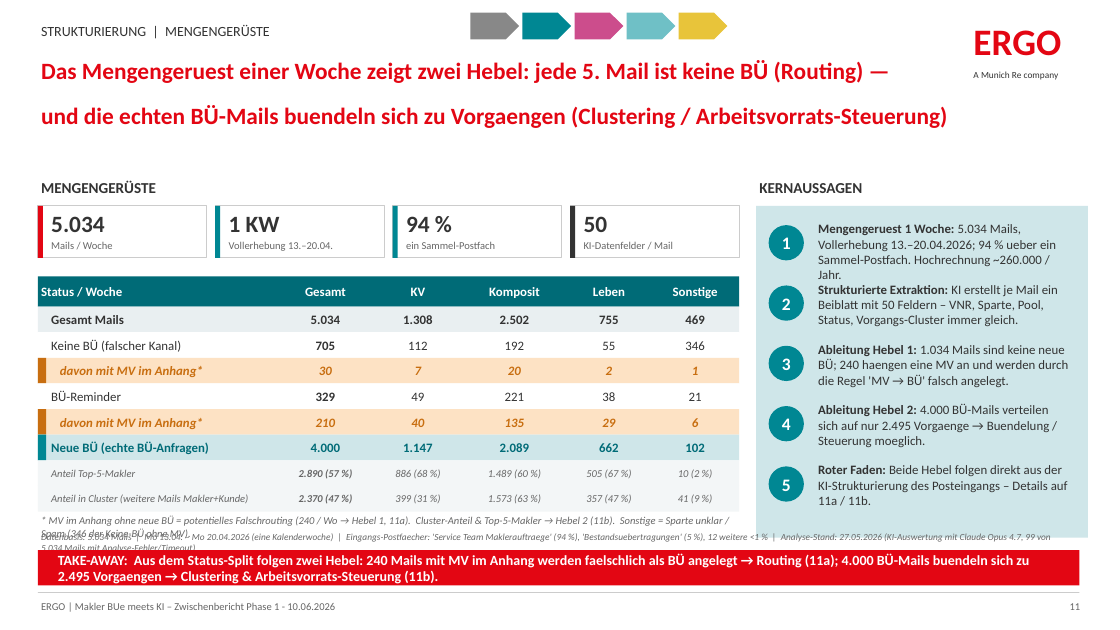
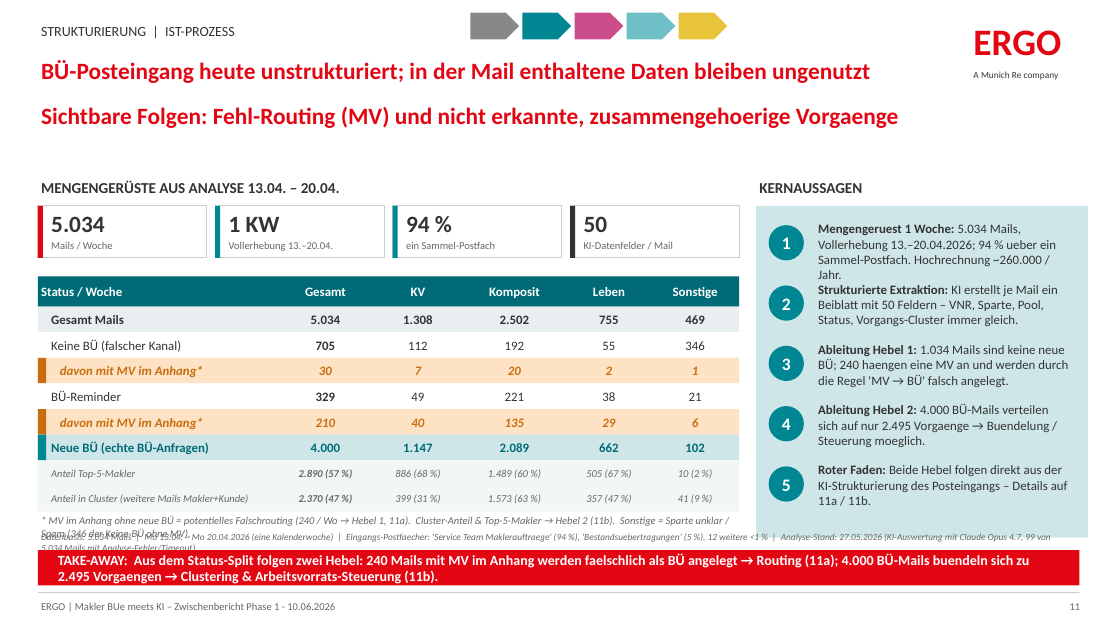
Before and after one commit to brenneisen-e/emailimport, a slide deck: slide 1 of ERGO-Mengengeruest-2Slides-Berichtslook.pptx. Drawn at 1120x630 pixels with LibreOffice and Linux fonts; fonts in the diff are those of the drawing. Boxes give left, top, right and bottom in pixels: in the first picture for what was removed or moved away, otherwise in the second. Text is boxed around its words. In the diff, an @@ line names an element or a change of style, - is before the commit and + after.

```diff
--- a/ERGO-Mengengeruest-2Slides-Berichtslook.pptx
+++ b/ERGO-Mengengeruest-2Slides-Berichtslook.pptx
@@ text at (x1=41, y1=27, x2=235, y2=36): text changed @@
-STRUKTURIERUNG | MENGENGERÜSTE
+STRUKTURIERUNG | IST-PROZESS
@@ text at (x1=41, y1=60, x2=870, y2=83): text changed @@
-Das Mengengeruest einer Woche zeigt zwei Hebel: jede 5. Mail ist keine BÜ (Routing) —
+BÜ-Posteingang heute unstrukturiert; in der Mail enthaltene Daten bleiben ungenutzt
@@ text at (x1=41, y1=107, x2=898, y2=128): text changed @@
-und die echten BÜ-Mails buendeln sich zu Vorgaengen (Clustering / Arbeitsvorrats-Steuerung)
+Sichtbare Folgen: Fehl-Routing (MV) und nicht erkannte, zusammengehoerige Vorgaenge
@@ text at (x1=41, y1=180, x2=340, y2=193): text changed @@
-MENGENGERÜSTE
+MENGENGERÜSTE AUS ANALYSE 13.04. – 20.04.
```
Also in this commit, not shown: 1 slide added, 4 slides removed.
